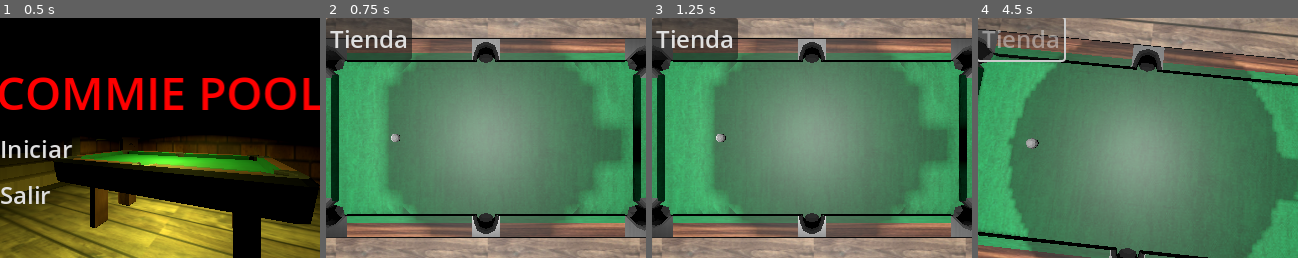
Above: before the commit, frames 1-4 (left to right).
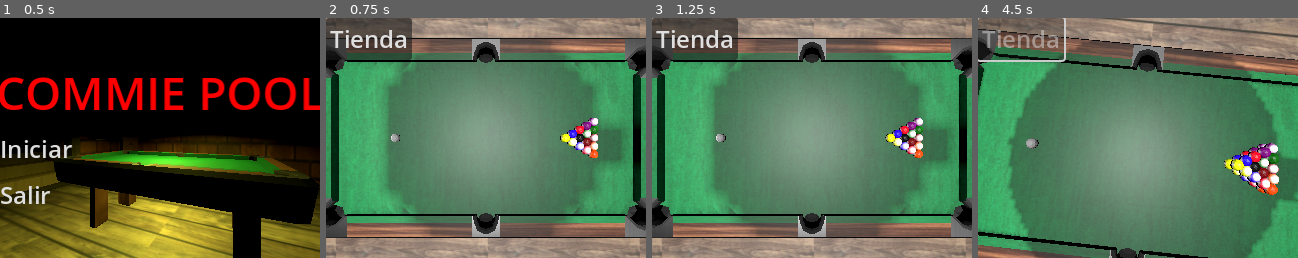
Above: after the commit, the same moments.

Repository: Corcho4433/commiepool-sourcecode
Game: Godot game, scene res://escenes/mainmenu.tscn
Two runs of this game, one before a commit and one after it. Both use one fixed random seed, a clock stepped at 60 frames per second and the inputs below.
Inputs (mouse positions are in pixels of both pictures, inside the frame that each line leads up to):
- Up to frame 1 (0.5 s): no input
- Up to frame 2 (0.75 s): click "Iniciar" at 0.5 s
- Up to frame 3 (1.25 s): no input
- Up to frame 4 (4.5 s): click "Tienda" at 1.25 s; move the mouse to (1208, 126) at 2.02 s; tap C (ChangeBall) at 2.1 s; click (1208, 126) at 2.17 s; right-click (1208, 126) at 2.3 s; move the mouse to (1074, 150) at 2.77 s; right-click (1074, 150) at 2.85 s; click (1074, 150) at 2.92 s; tap Q (SpawnBalls) at 3.05, 4.35 s; click "Tienda" at 3.5 s; move the mouse to (1170, 85) at 4.27 s; click (1170, 85) at 4.42 s

Frame 1 is identical in both runs. In frame 2, 1.2% of the frame differs, in the area x 73-85%, y 41-59%; in frame 3, 1.2%; in frame 4, 2.3%, in the area x 76-95%, y 52-74%.
Error before the commit: Cannot call method 'instantiate' on a null value. (res://scripts/ballArrays.gd:21)

Commit message:
Fixed bug balls

Diff:
--- a/escenes/GameEscene.tscn
+++ b/escenes/GameEscene.tscn
@@ -8,7 +8,6 @@
 [ext_resource type="Script" path="res://scripts/CueComponent.gd" id="5_e2yek"]
 [ext_resource type="Script" path="res://scripts/HoleCollision.gd" id="5_rf0n2"]
 [ext_resource type="Script" path="res://scripts/camarajuego.gd" id="6_63qka"]
-[ext_resource type="PackedScene" uid="uid://b4pytx3ijqktp" path="res://resources/meshes/Bolas_pool.glb" id="8_kquo0"]
 
 [sub_resource type="HeightMapShape3D" id="HeightMapShape3D_gydyj"]
 map_width = 16
@@ -100,7 +99,6 @@
 
 [node name="BallArrayComponent" type="Node" parent="."]
 script = ExtResource("4_7f1v5")
-BallMultiMesh = ExtResource("8_kquo0")
 
 [node name="CueComponent" type="Node" parent="."]
 script = ExtResource("5_e2yek")
--- a/escenes/objects/pool_table.tscn
+++ b/escenes/objects/pool_table.tscn
@@ -15,7 +15,7 @@
 bounce = 0.6
 
 [sub_resource type="BoxShape3D" id="BoxShape3D_45u6u"]
-size = Vector3(0.0973206, 0.677796, 0.812256)
+size = Vector3(0.0973206, 0.677796, 0.763611)
 
 [sub_resource type="BoxShape3D" id="BoxShape3D_d0dqq"]
 size = Vector3(0.0805664, 0.422363, 0.201721)
@@ -46,23 +46,23 @@
 shape = ExtResource("2_423cj")
 
 [node name="WallCollision2" type="CollisionShape3D" parent="Walls"]
-transform = Transform3D(1, 0, 0, 0, 1, 0, 0, 0, 1, -0.0264647, -0.246811, 1.02192)
+transform = Transform3D(1, 0, 0, 0, 1, 0, 0, 0, 1, -0.0385599, -0.246811, 1.02192)
 shape = ExtResource("2_423cj")
 
 [node name="CollisionShape3D" type="CollisionShape3D" parent="Walls"]
-transform = Transform3D(1, 0, 0, 0, 1, 0, 0, 0, 1, -0.558877, -0.0954924, -0.458456)
+transform = Transform3D(1, 0, 0, 0, 1, 0, 0, 0, 1, -0.565564, -0.0954924, -0.464867)
 shape = SubResource("BoxShape3D_45u6u")
 
 [node name="CollisionShape3D2" type="CollisionShape3D" parent="Walls"]
-transform = Transform3D(1, 0, 0, 0, 1, 0, 0, 0, 1, -0.558877, -0.0954924, 0.471342)
+transform = Transform3D(1, 0, 0, 0, 1, 0, 0, 0, 1, -0.561121, -0.0954924, 0.463622)
 shape = SubResource("BoxShape3D_45u6u")
 
 [node name="CollisionShape3D3" type="CollisionShape3D" parent="Walls"]
-transform = Transform3D(1, 0, 0, 0, 1, 0, 0, 0, 1, 0.498976, -0.23396, -0.458255)
+transform = Transform3D(1, 0, 0, 0, 1, 0, 0, 0, 1, 0.484074, -0.23396, -0.469352)
 shape = SubResource("BoxShape3D_45u6u")
 
 [node name="CollisionShape3D4" type="CollisionShape3D" parent="Walls"]
-transform = Transform3D(1, 0, 0, 0, 1, 0, 0, 0, 1, 0.498976, -0.245364, 0.474333)
+transform = Transform3D(1, 0, 0, 0, 1, 0, 0, 0, 1, 0.485618, -0.245364, 0.474333)
 shape = SubResource("BoxShape3D_45u6u")
 
 [node name="StaticBody3D" type="StaticBody3D" parent="."]
--- a/scripts/ballArrays.gd
+++ b/scripts/ballArrays.gd
@@ -3,7 +3,6 @@
 
 
 var StartingArray = ["Ball12","Ball6","Ball15","Ball13","Ball5","Ball4","Ball14","Ball7","Ball11","Ball3","Ball8","Ball10","Ball2","Ball9","Ball1"]
-@export var BallMultiMesh : PackedScene
 
 var CurrentArray : Array
 var MovementThreshold : float = 0.01
@@ -18,45 +17,39 @@
 	var ofsetX = -0.06 #dos veces el diamentro
 	var ofsetZ = -0.65 #nashe
 	var index = 0
-	var BallMeshes = BallMultiMesh.instantiate()
 	for col in range(5):
 		rows -= 1
 		for row in range(rows):
-			var new_position = Vector3(ofsetX + (row*dia) + (col * dia / 2), -0.105 , ofsetZ + (col*dia))
+			var new_position : Vector3 = Vector3(ofsetX + (row*dia) + (col * dia / 2), -0.105 , ofsetZ + (col*dia))
 			var newBallObject = BallObject.new()
-			var ballName = StartingArray[index]
-			var ballTexture = "res://resources/materiales/" + ballName + ".tres"
-			var ballMesh : MeshInstance3D = BallMeshes.get_node(ballName).duplicate()
-
+			var ballName : String = StartingArray[index]
+			var ballMesh : MeshInstance3D = instantiateMesh(ballName)
 			add_child(newBallObject)
-
+			newBallObject.setBallMesh(ballMesh)
 			newBallObject.setBallName(ballName)
 			newBallObject.setBallPosition(new_position)
-			newBallObject.setBallTexture(load(ballTexture))
-			newBallObject.setBallMesh(ballMesh)
 			CurrentArray.append(newBallObject)
 			index += 1
 
 func SpawnBalls():
 	for ball : BallObject in CurrentArray:
 		if ball.spawned == false:
-
 			ball.spawnBall()
 
 
 func DeleteBalls():
 	for ball : BallObject in CurrentArray:
 		CurrentArray = []
-		if ball.spawned == true:
-			ball.deleteBall()
+		ball.deleteBall()
+
 
 
 func ChangeBall(index:int, newBallName : String = "Ball1" , newBallMass : float = 1):
 	var ball : BallObject = CurrentArray[index]
-	var newTexture = load("res://resources/materiales/"+newBallName+".tres")
+	var ballMesh : MeshInstance3D = instantiateMesh(newBallName)
 	ball.setBallName(newBallName)
 	ball.setBallMass(newBallMass)
-	ball.setBallTexture(newTexture)
+	ball.changeBallMesh(ballMesh)
 	pass
 
 func VisibilityTogle(visibility : bool):
@@ -94,3 +87,10 @@
 func ball_entered_hole(body):
 	body.set_collision_mask_value(1,false)
 	pass # Replace with function body.
+
+func instantiateMesh(ballName : String):
+	var ballScene = load(str("res://resources/meshes/bolas/"+ ballName + ".glb"))
+	ballScene = ballScene.instantiate()
+	var ballMesh = ballScene.get_children()[0]
+	ballScene.remove_child(ballMesh)
+	return ballMesh
--- a/scripts/ballObject.gd
+++ b/scripts/ballObject.gd
@@ -17,18 +17,14 @@
 func setBallName(newBallName : String):
 	ballName = newBallName
 
+
 func setBallMass(newBallMass : float = 1):
 	ballMass = newBallMass
 
-func setBallTexture(newBallTexture : Material):
-	ballTexture = newBallTexture
 
-func setBallMesh(newBallMesh : MeshInstance3D):
-	ballMesh = newBallMesh
 
 func setBallPosition(newBallPosition : Vector3):
 	ballPosition = newBallPosition
-
 
 
 func get_ballName():
@@ -36,20 +32,43 @@
 
 func spawnBall():
 	var ball = ballScene.instantiate()
-	ballCollisionShape = ball.get_node("CollisionShape3D")
-	ballRigidBody = ball
 	spawned = true
+	setBallCollision(ball.get_node("CollisionShape3D"))
+	setBallRigidBody(ball)
+	addBallToScene(ball)
+	addMeshToScene()
 
+
+func changeBallMesh(newBallMesh : MeshInstance3D):
+	ballRigidBody.remove_child(ballMesh)
+	ballMesh.queue_free()
+	ballMesh = newBallMesh
+	ballMesh.position = Vector3.ZERO
+	addMeshToScene()
+
+
+
+func setBallCollision(collisionShape : CollisionShape3D):
+	ballCollisionShape = collisionShape
+
+func setBallRigidBody(rigidBody : RigidBody3D):
+	ballRigidBody = rigidBody
+
+func addBallToScene(ball):
 	add_child(ball)
-	ball.add_child(ballMesh)
 	ball.position = ballPosition
 
+func addMeshToScene():
+	ballRigidBody.add_child(ballMesh)
 
+
+func setBallMesh(newBallMesh : MeshInstance3D):
+	ballMesh = newBallMesh
+	ballMesh.position = Vector3.ZERO
 
 
 func deleteBall():
 	queue_free()
 
 func setVisibilityBall(newVisibility : bool):
-	if !spawned: return
 	get_node("pelota").visible = newVisibility
Not shown: 1 places in escenes/GameEscene.tscn that only renumber resources
